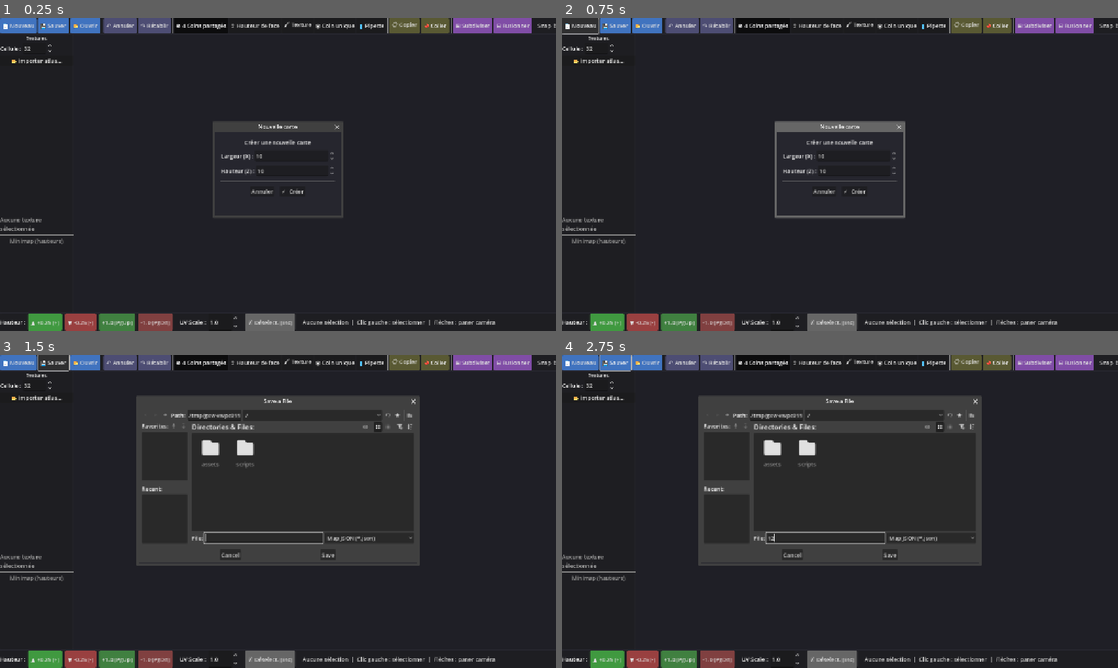
Above: before the commit, frames 1-4 (two rows, left to right).
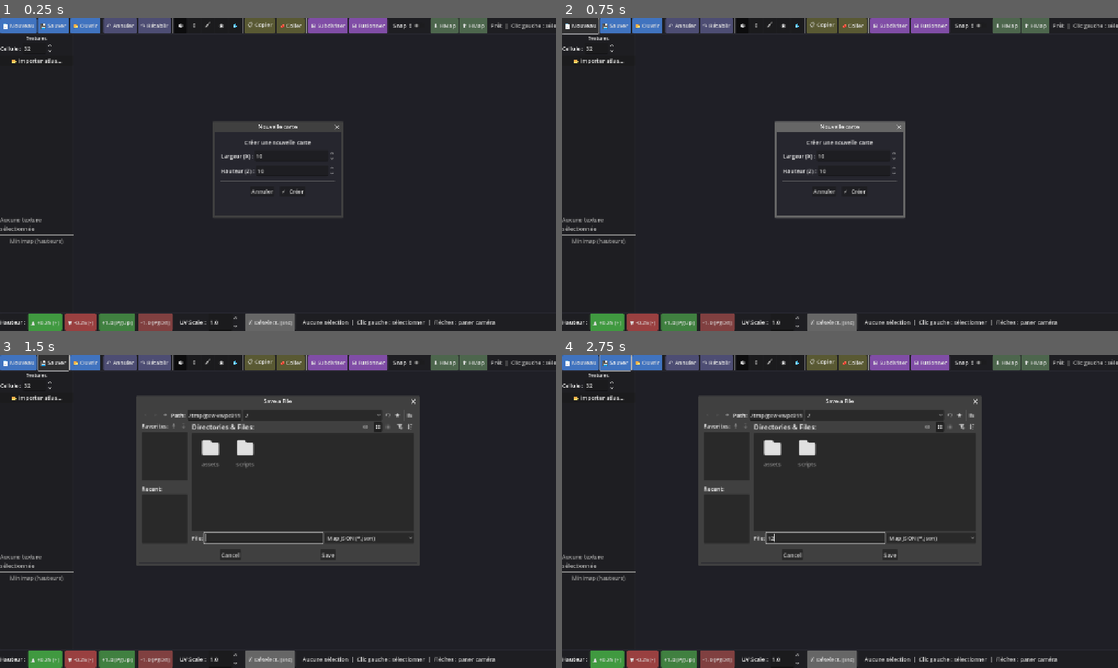
Above: after the commit, the same moments.

Repository: akrib/AxisBorn_map_editor
Game: Godot game, scene res://main.tscn
The game is run twice, just before and just after one commit, with the same random seed, the same clock (stepped at 60 frames per second) and the same inputs.
Inputs (mouse positions are in pixels of both pictures, inside the frame that each line leads up to):
- Up to frame 1 (0.25 s): no input
- Up to frame 2 (0.75 s): click "📄 Nouveau" at 0.5 s
- Up to frame 3 (1.5 s): click "💾 Sauver" at 1.25 s
- Up to frame 4 (2.75 s): click (823, 539) at 2.02 s; type "12" at 2.1 s

The runs differ from the first frame. In frame 1, 2.6% of the frame differs, in the area x 31-100%, y 0-5%; in frame 2, 2.6%; in frame 3, 2.6%, in the area x 31-100%, y 0-20%; in frame 4, 2.6%.

Commit message:
Signed-off-by: Sylvain Berthaud <sylvain.berthaud@gmail.com>

Diff:
--- a/scripts/editor_3d.gd
+++ b/scripts/editor_3d.gd
@@ -91,6 +91,7 @@
 
 func _build_viewport() -> void:
 	_sub_viewport = SubViewport.new()
+	_sub_viewport.world_3d = World3D.new()
 	_sub_viewport.size = Vector2i(1200, 800)
 	_sub_viewport.render_target_update_mode = SubViewport.UPDATE_ALWAYS
 	_sub_viewport.physics_object_picking      = true
--- a/scripts/editor_ui.gd
+++ b/scripts/editor_ui.gd
@@ -148,14 +148,18 @@
 
 # ── Viewport wrapper ──────────────────────────────────────────────────────────
 func _build_viewport_wrapper() -> Control:
-	var wrapper := Control.new()
-	wrapper.name         = "ViewportWrapper"
+	# Use a MarginContainer instead of bare Control so children fill it
+	var wrapper := MarginContainer.new()
+	wrapper.name = "ViewportWrapper"
+	wrapper.add_theme_constant_override("margin_left",   0)
+	wrapper.add_theme_constant_override("margin_right",  0)
+	wrapper.add_theme_constant_override("margin_top",    0)
+	wrapper.add_theme_constant_override("margin_bottom", 0)
 	wrapper.clip_contents = true
 
 	_vp_container = SubViewportContainer.new()
 	_vp_container.name    = "SVPContainer"
 	_vp_container.stretch = true
-	_vp_container.set_anchors_and_offsets_preset(Control.PRESET_FULL_RECT)
 	_vp_container.size_flags_horizontal = Control.SIZE_EXPAND_FILL
 	_vp_container.size_flags_vertical   = Control.SIZE_EXPAND_FILL
 	_vp_container.add_child(editor_3d.get_sub_viewport())
@@ -323,10 +327,11 @@
 	for ti in E3.Tool.values():
 		var ti_val : int = ti
 		var btn := Button.new()
-		btn.text         = TOOL_ICONS[ti] + " " + TOOL_NAMES[ti]
+		btn.text         = TOOL_ICONS[ti]          # ← icon only, no long name
 		btn.toggle_mode  = true
 		btn.button_group = bg
 		btn.tooltip_text = TOOL_NAMES[ti] + "  [touche %d]" % (ti + 1)
+		btn.custom_minimum_size = Vector2(36, 0)    # ← compact width
 		btn.pressed.connect(func(): _select_tool(ti_val))
 		if ti == E3.Tool.SHARED_CORNER: btn.button_pressed = true
 		hbox.add_child(btn)
